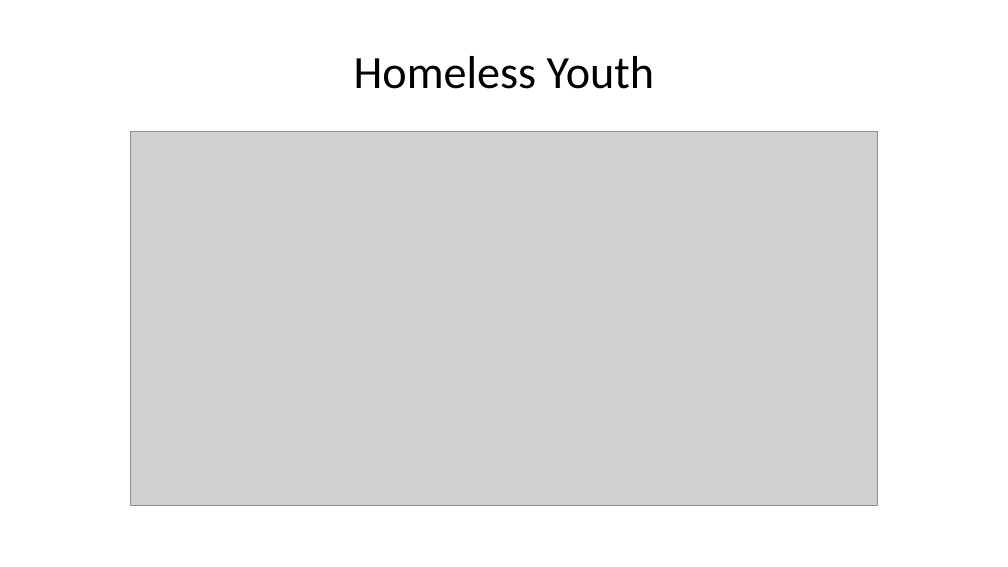
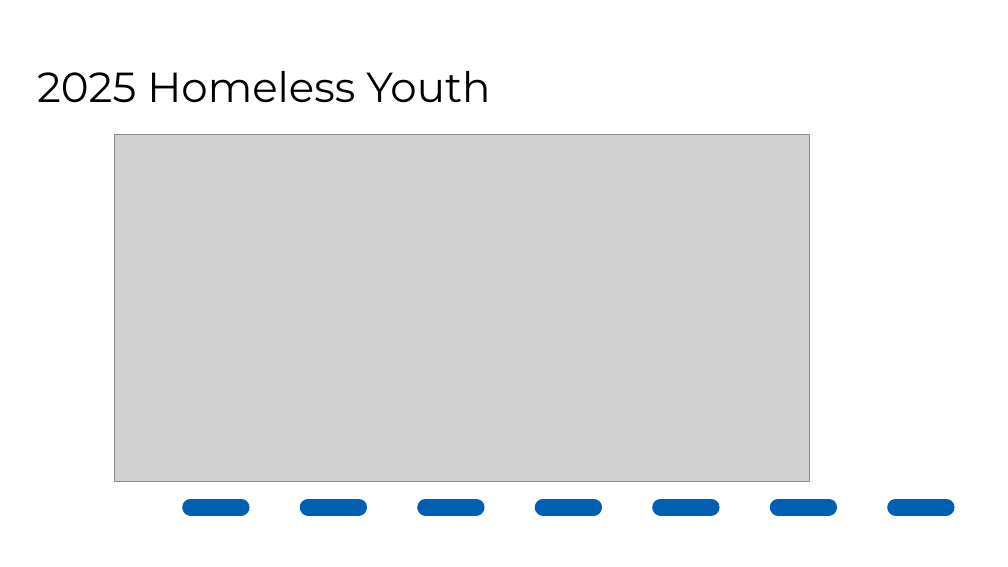
Before and after one commit to jknapp06/CADashboard, a slide deck: slide 24 of output/dashboard_summary.pptx. Drawn at 1008x567 pixels with LibreOffice and Linux fonts; fonts in the diff are those of the drawing; grey boxes stand for pictures; background and template pictures are left out. Boxes give left, top, right and bottom in pixels: in the first picture for what was removed or moved away, otherwise in the second. Text is boxed around its words. In the diff, an @@ line names an element or a change of style, - is before the commit and + after.

```diff
--- a/output/dashboard_summary.pptx
+++ b/output/dashboard_summary.pptx
@@ title "2025 Homeless Youth" at (x1=37, y1=71, x2=490, y2=103): vertical alignment middle to bottom @@
@@ title at (x1=37, y1=71, x2=490, y2=103): text changed; size 33 to 30 pt; font Calibri to Montserrat @@
-Homeless Youth
+2025 Homeless Youth
@@ picture resized from (x1=130, y1=132, x2=878, y2=506) to (x1=115, y1=134, x2=809, y2=481) @@
@@ line added from (191, 507) to (1008, 507), #005FB2 12 pt dashed @@
```
Also in this commit, not shown: 20 other slides changed, 3 slides added, 3 slides removed, 26 other files.
